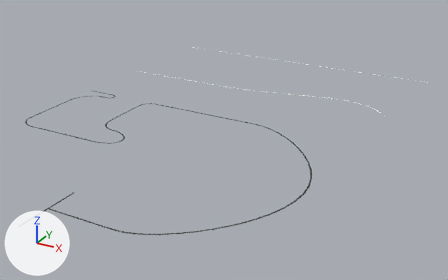
What one commit did to the Blender file TrajectoryModel/trajectories.blend.
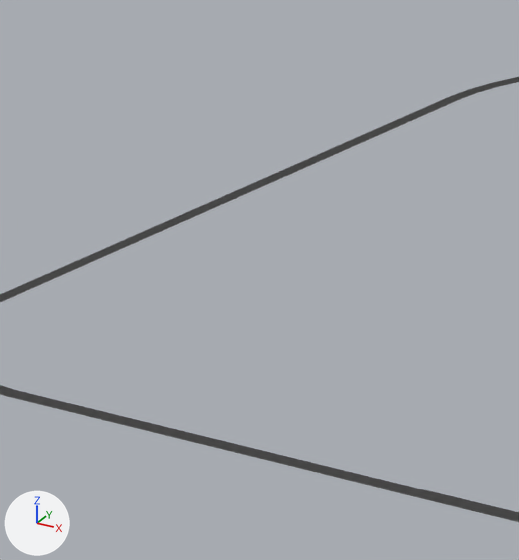
The first picture shows the older version from a 50 mm lens placed at (652.0, -626.0, 282.0), pointed at (321.0, -22.0, -20.0). The close-ups show both versions on the part from 7% to 17% of the width and 32% to 51% of the height of that picture; other places that the commit changed are outside them. The lights are fixed; the arrows at lower left show +X, +Y and +Z.

The first close-up shows 'road1'.
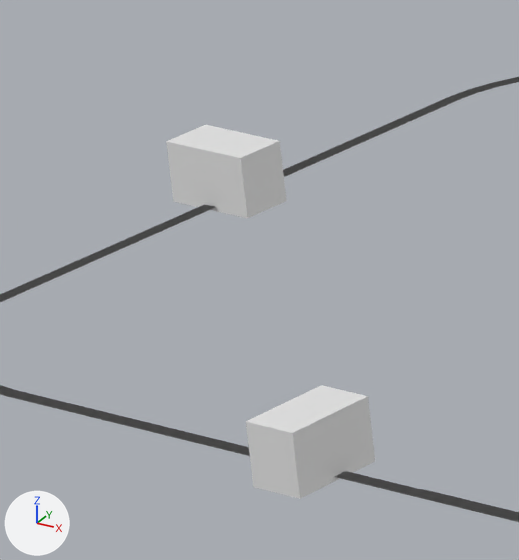
What changed in the scene script:
```text
Add me_cube_002:
    me_cube_002.from_pydata(...)  # a box spanning x -100.0..100.0, y -100.0..100.0, z -100.0..100.0
Add ob_obstacle2:
    ob_obstacle2 = bpy.data.objects.new('obstacle2', me_cube_002)
    ob_obstacle2.location = (166.0, -137.0, 3.2)
    ob_obstacle2.rotation_euler = (0.0, 0.0, 1.571)  # degrees (0, 0, 90)
    ob_obstacle2.scale = (0.0575, 0.0325, 0.0375)
Add ob_obstacle1:
    ob_obstacle1 = bpy.data.objects.new('obstacle1', me_cube_002.copy())
    ob_obstacle1.location = (100.8, -79.9, 3.2)
    ob_obstacle1.scale = (0.0575, 0.0325, 0.0375)
```

Location of each change, [x1, y1, x2, y2] in pixels of the close-ups (519 x 560 px):
'obstacle2', added
    after: [246, 385, 375, 499]
'obstacle1', added
    after: [166, 125, 287, 218]
